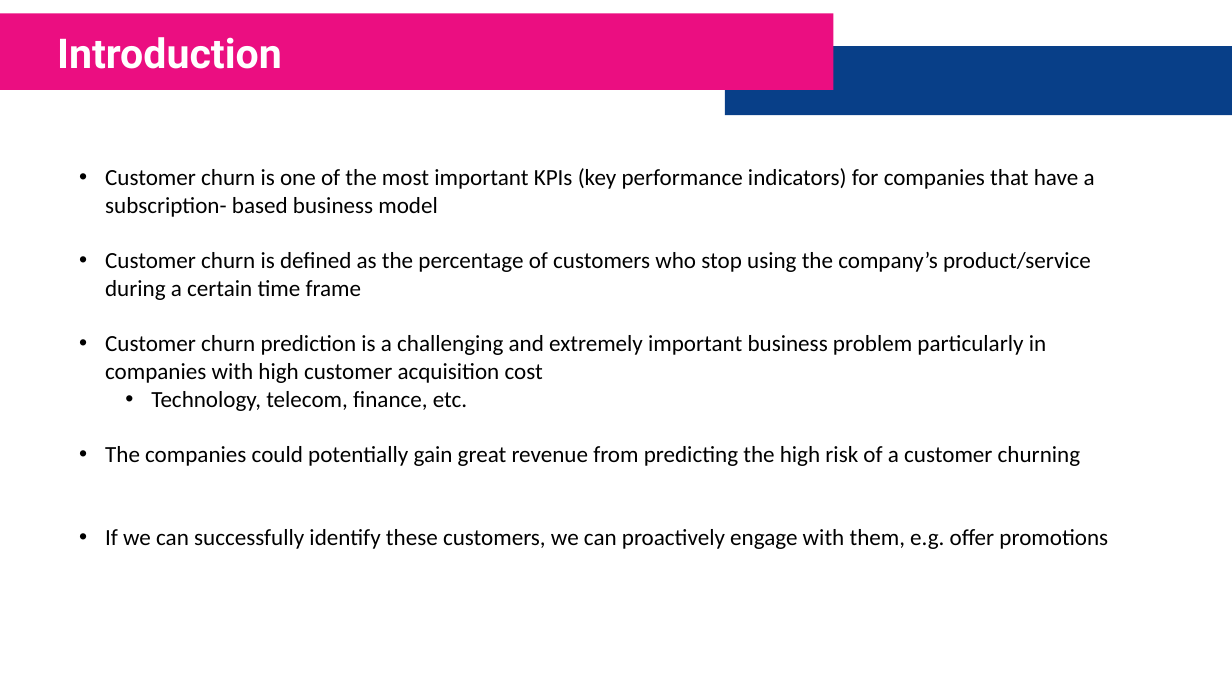
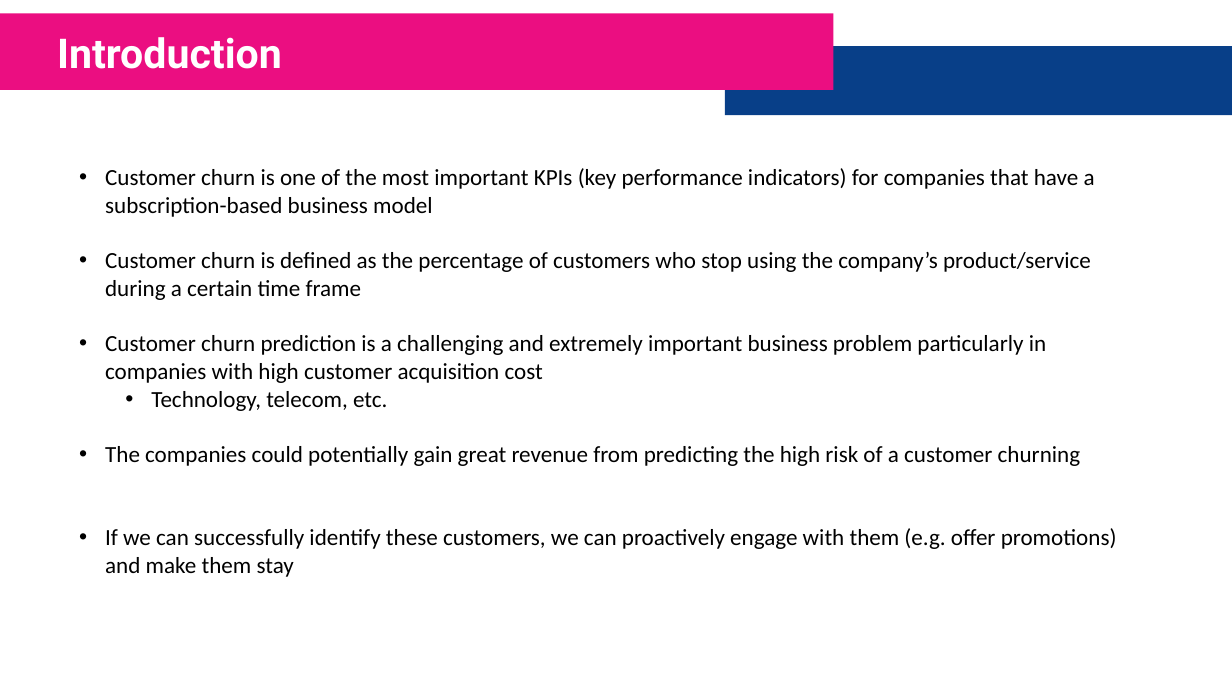
Before and after one commit to FarhadZafari/customer-churn-analysis, a slide deck: slide 3 of Presentation.pptx. Drawn at 1232x693 pixels with LibreOffice and Linux fonts; fonts in the diff are those of the drawing. Boxes give left, top, right and bottom in pixels: in the first picture for what was removed or moved away, otherwise in the second. Text is boxed around its words. In the diff, an @@ line names an element or a change of style, - is before the commit and + after.

```diff
--- a/Presentation.pptx
+++ b/Presentation.pptx
@@ text at (105,168,1095,217): spaces changed @@
-• Customer churn is one of the most important KPIs (key performance indicators) for companies that have a subscription- based business model
+• Customer churn is one of the most important KPIs (key performance indicators) for companies that have a subscription-based business model
@@ text at (151,391,387,411): text changed @@
-  • Technology, telecom, finance, etc.
+  • Technology, telecom, etc.
@@ text at (105,528,1117,577): text changed @@
-• If we can successfully identify these customers, we can proactively engage with them, e.g. offer promotions
+• If we can successfully identify these customers, we can proactively engage with them (e.g. offer promotions) and make them stay
```
Also in this commit, not shown: 10 other slides changed, 1 other file.
